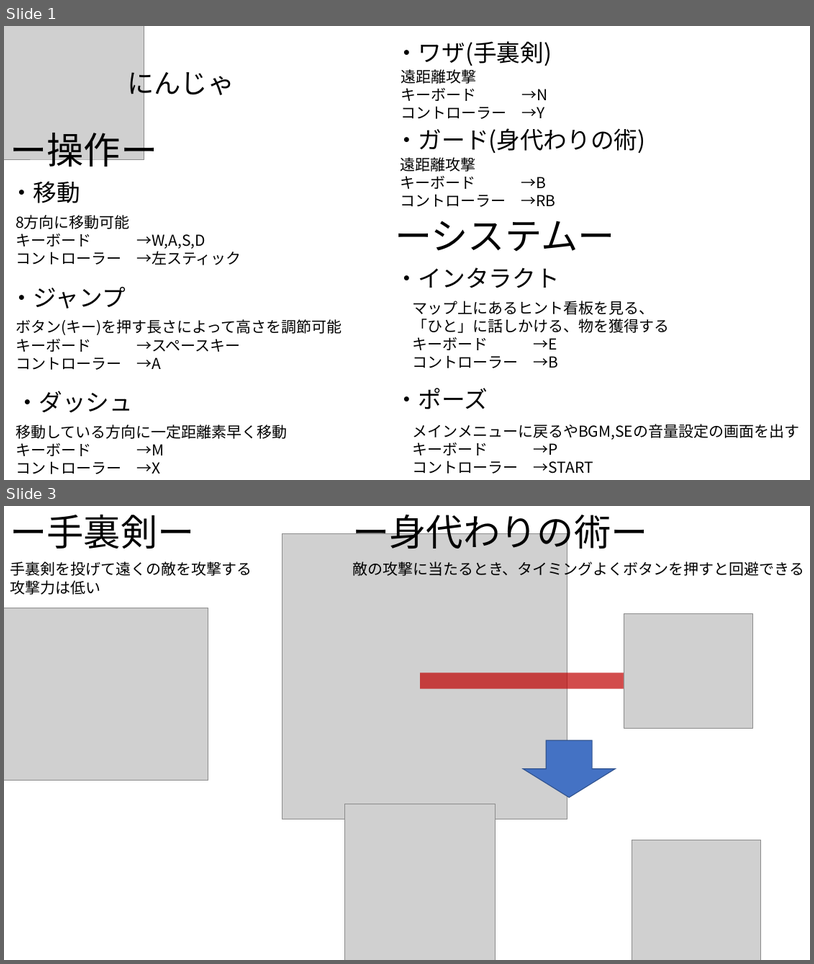
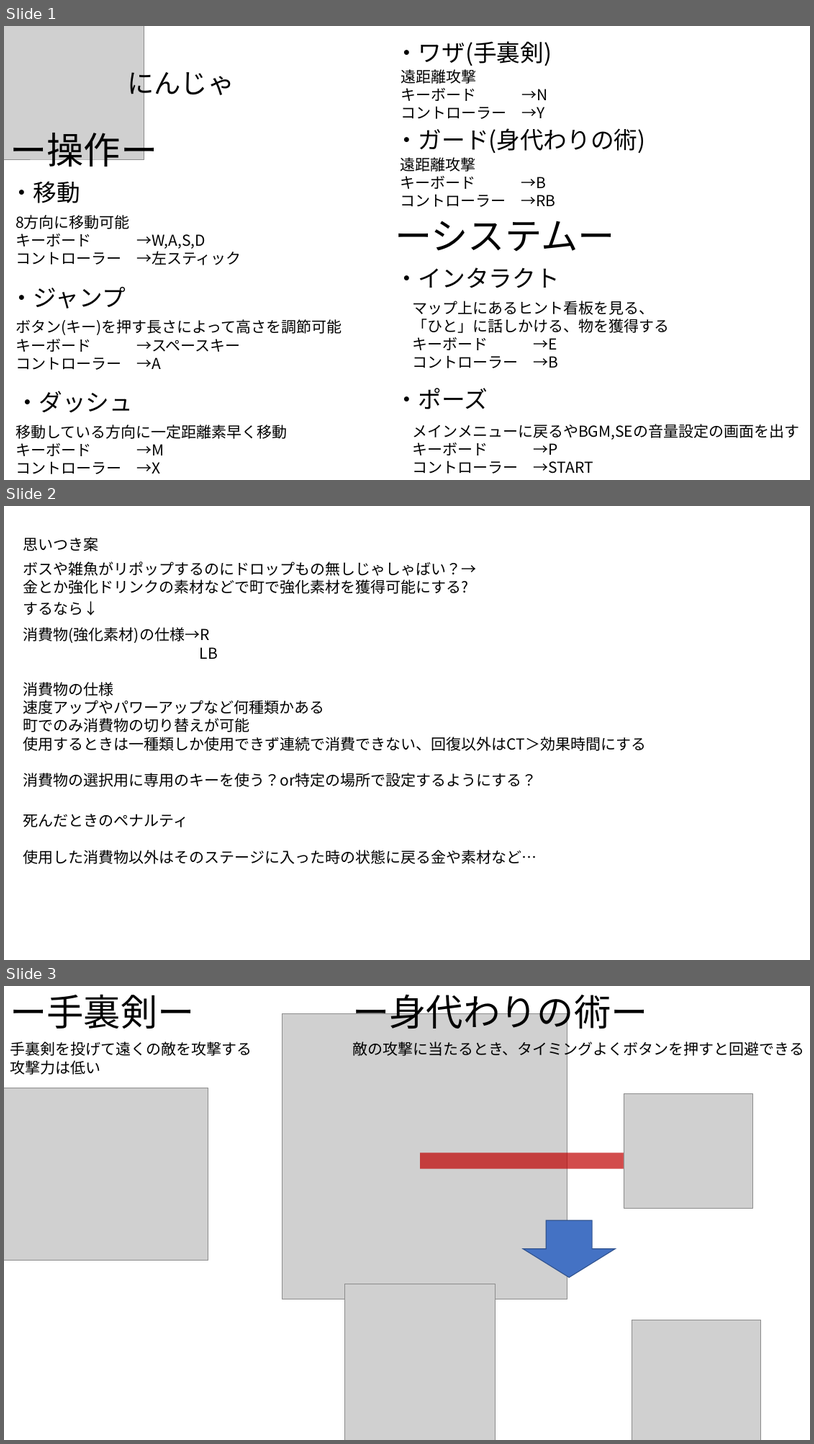
Before and after one commit to Shingo-Takenaka/Employment-work, a slide deck: 仕様書/Ninja.pptx. Shown one above the other, each under a label of ours: slides 1 and 3 before the commit, slides 1, 2 and 3 after it; the slides between them are not shown. The pictures are 814x964 and 814x1444 pixels, drawn with LibreOffice and Linux fonts; fonts in the diff are those of the drawing; grey boxes stand for pictures. Boxes give left, top, right and bottom in pixels: in the first picture for what was removed or moved away, otherwise in the second. Text is boxed around its words. In the diff, an @@ line names an element or a change of style, - is before the commit and + after.

Commit message:
ステージの仕様書修正とか

```diff
--- a/仕様書/Ninja.pptx
+++ b/仕様書/Ninja.pptx
@@ slide 2 added at box(4, 506, 810, 960), background #FFFFFF @@
@@ text added at box(23, 537, 99, 551), 18 pt, text #000000 @@
+思いつき案
@@ text added at box(23, 561, 477, 594), 18 pt, text #000000 @@
+ボスや雑魚がリポップするのにドロップもの無しじゃしゃばい？→
+金とか強化ドリンクの素材などで町で強化素材を獲得可能にする?
@@ text added at box(23, 601, 99, 615), 18 pt, text #000000 @@
+するなら↓
@@ text added at box(23, 627, 647, 787), 18 pt, text #000000 @@
+消費物(強化素材)の仕様→R
+LB
+消費物の仕様
+速度アップやパワーアップなど何種類かある
+町でのみ消費物の切り替えが可能
+使用するときは一種類しか使用できず連続で消費できない、回復以外はCT＞効果時間にする
+消費物の選択用に専用のキーを使う？or特定の場所で設定するようにする？
@@ text added at box(23, 813, 538, 864), 18 pt, text #000000 @@
+死んだときのペナルティ
+使用した消費物以外はそのステージに入った時の状態に戻る金や素材など…
```
Also in this commit, not shown: 9 other files.
